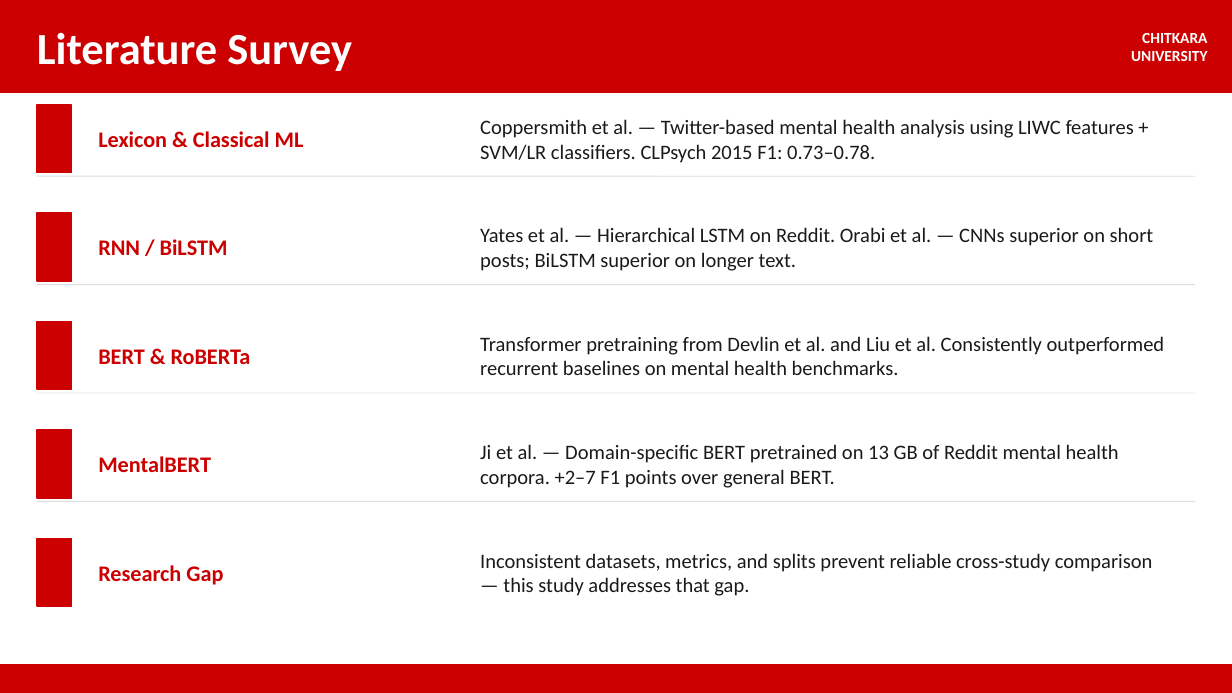
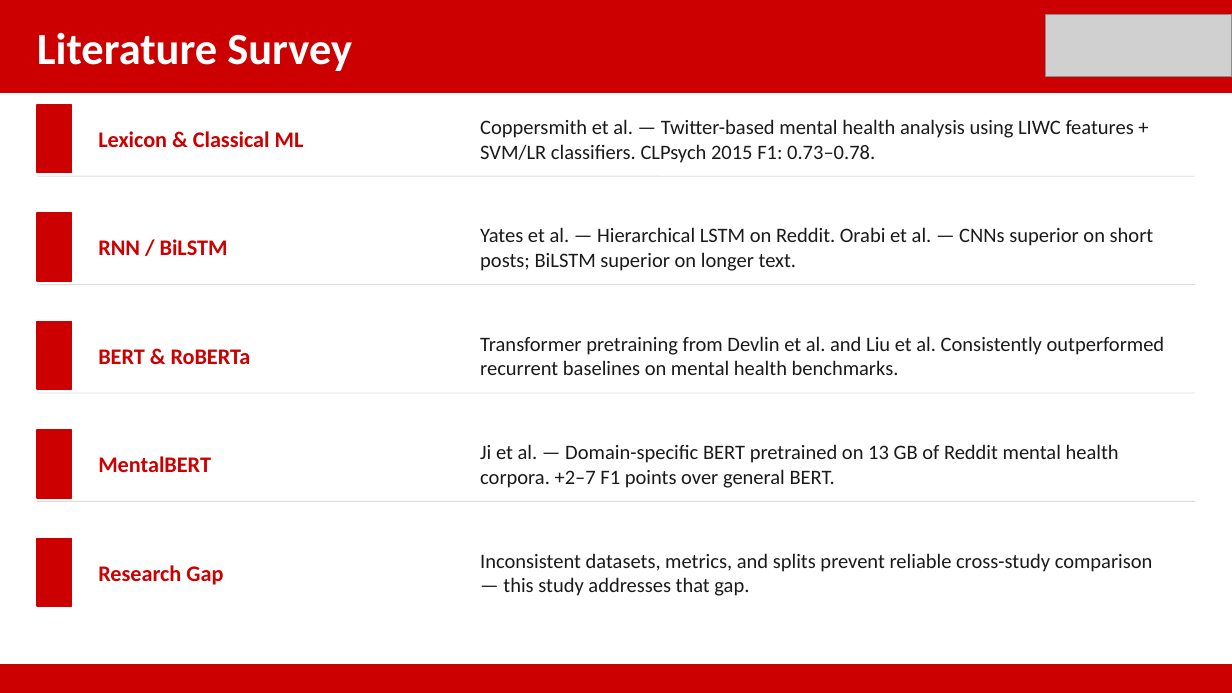
Before and after one commit to crys002/Research-paper-, a slide deck: slide 3 of Report_Presentation/MentalHealth_NLP_Presentation .pptx. Drawn at 1232x693 pixels with LibreOffice and Linux fonts; fonts in the diff are those of the drawing; grey boxes stand for pictures. Boxes give left, top, right and bottom in pixels: in the first picture for what was removed or moved away, otherwise in the second. Text is boxed around its words. In the diff, an @@ line names an element or a change of style, - is before the commit and + after.

```diff
--- a/Report_Presentation/MentalHealth_NLP_Presentation .pptx
+++ b/Report_Presentation/MentalHealth_NLP_Presentation .pptx
@@ picture added at (1046,15,1232,76) @@
@@ text removed at (1131,33,1207,61) @@
-CHITKARA
-UNIVERSITY
```
Also in this commit, not shown: 9 other slides changed.
